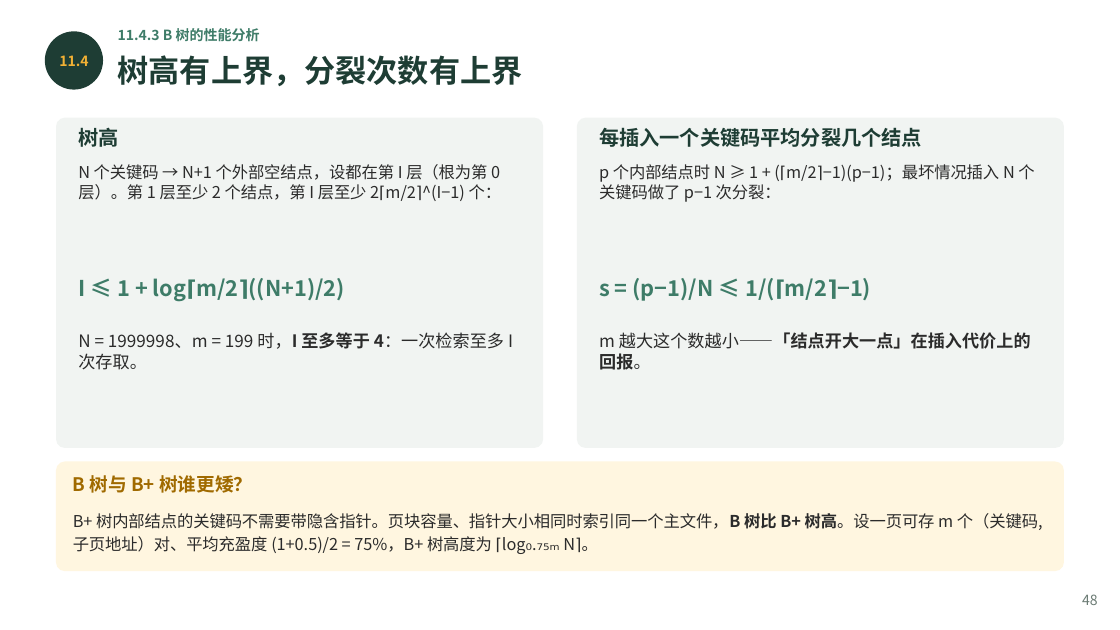
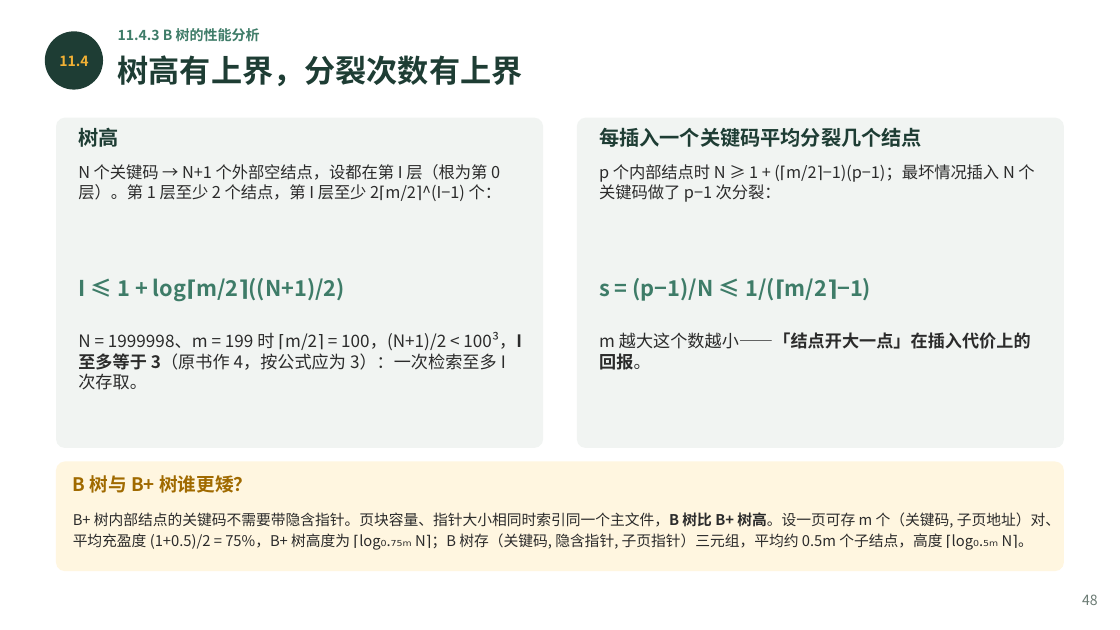
Before and after one commit to GMyhf/2026fall-cs201, a slide deck: slide 48 of courseware/202609_DSA_11_Index.pptx. Drawn at 1120x630 pixels with LibreOffice and Linux fonts; fonts in the diff are those of the drawing. Boxes give left, top, right and bottom in pixels: in the first picture for what was removed or moved away, otherwise in the second. Text is boxed around its words. In the diff, an @@ line names an element or a change of style, - is before the commit and + after.

```diff
--- a/courseware/202609_DSA_11_Index.pptx
+++ b/courseware/202609_DSA_11_Index.pptx
@@ text at bbox=[78, 332, 522, 390]: text changed @@
-N = 1999998、m = 199 时，I 至多等于 4：一次检索至多 I 次存取。
+N = 1999998、m = 199 时 ⌈m/2⌉ = 100，(N+1)/2 < 100³，I 至多等于 3（原书作 4，按公式应为 3）：一次检索至多 I 次存取。
@@ text at bbox=[73, 512, 1060, 549]: text changed; size 10.5 to 9.5 pt @@
-B+ 树内部结点的关键码不需要带隐含指针。页块容量、指针大小相同时索引同一个主文件，B 树比 B+ 树高。设一页可存 m 个（关键码, 子页地址）对、平均充盈度 (1+0.5)/2 = 75%，B+ 树高度为 ⌈log₀.₇₅ₘ N⌉。
+B+ 树内部结点的关键码不需要带隐含指针。页块容量、指针大小相同时索引同一个主文件，B 树比 B+ 树高。设一页可存 m 个（关键码, 子页地址）对、平均充盈度 (1+0.5)/2 = 75%，B+ 树高度为 ⌈log₀.₇₅ₘ N⌉；B 树存（关键码, 隐含指针, 子页指针）三元组，平均约 0.5m 个子结点，高度 ⌈log₀.₅ₘ N⌉。
```
Also in this commit, not shown: 5 other slides changed, 32 other files.
